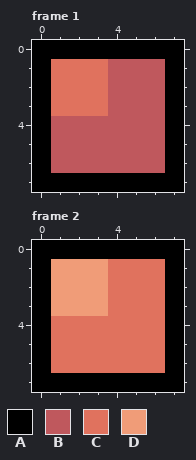
Edited in one commit: pixel-art file (Sprites/aseprite/Health_Bit.aseprite). That is the earlier state.
8x8 pixels, 3 frames. Shown: frame 1, frame 2.
Palette (. is transparent): A #000000  B #bf585d  C #e0725e  D #f09c78
Pixels before, frame 1, first column x 0:
0 AAAAAAAA
1 ACCCBBBA
2 ACCCBBBA
3 ACCCBBBA
4 ABBBBBBA
5 ABBBBBBA
6 ABBBBBBA
7 AAAAAAAA
Pixels before, frame 2, first column x 0:
0 AAAAAAAA
1 ADDDCCCA
2 ADDDCCCA
3 ADDDCCCA
4 ACCCCCCA
5 ACCCCCCA
6 ACCCCCCA
7 AAAAAAAA
The same view after the edit:
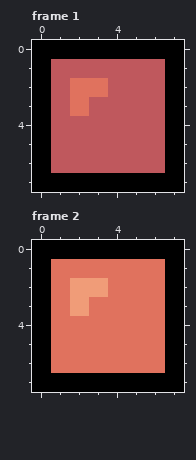
Diff:
Frame 1:
y 1: x 1..3 CCC -> BBB
y 2: x 1 C -> B
y 3: x 1 C -> B; x 3 C -> B
Frame 2:
y 1: x 1..3 DDD -> CCC
y 2: x 1 D -> C
y 3: x 1 D -> C; x 3 D -> C
